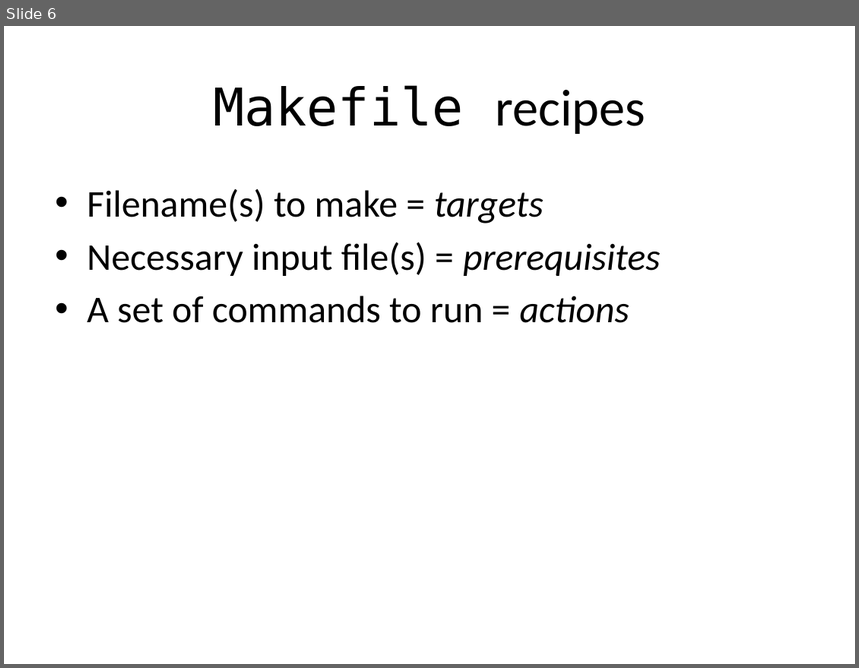
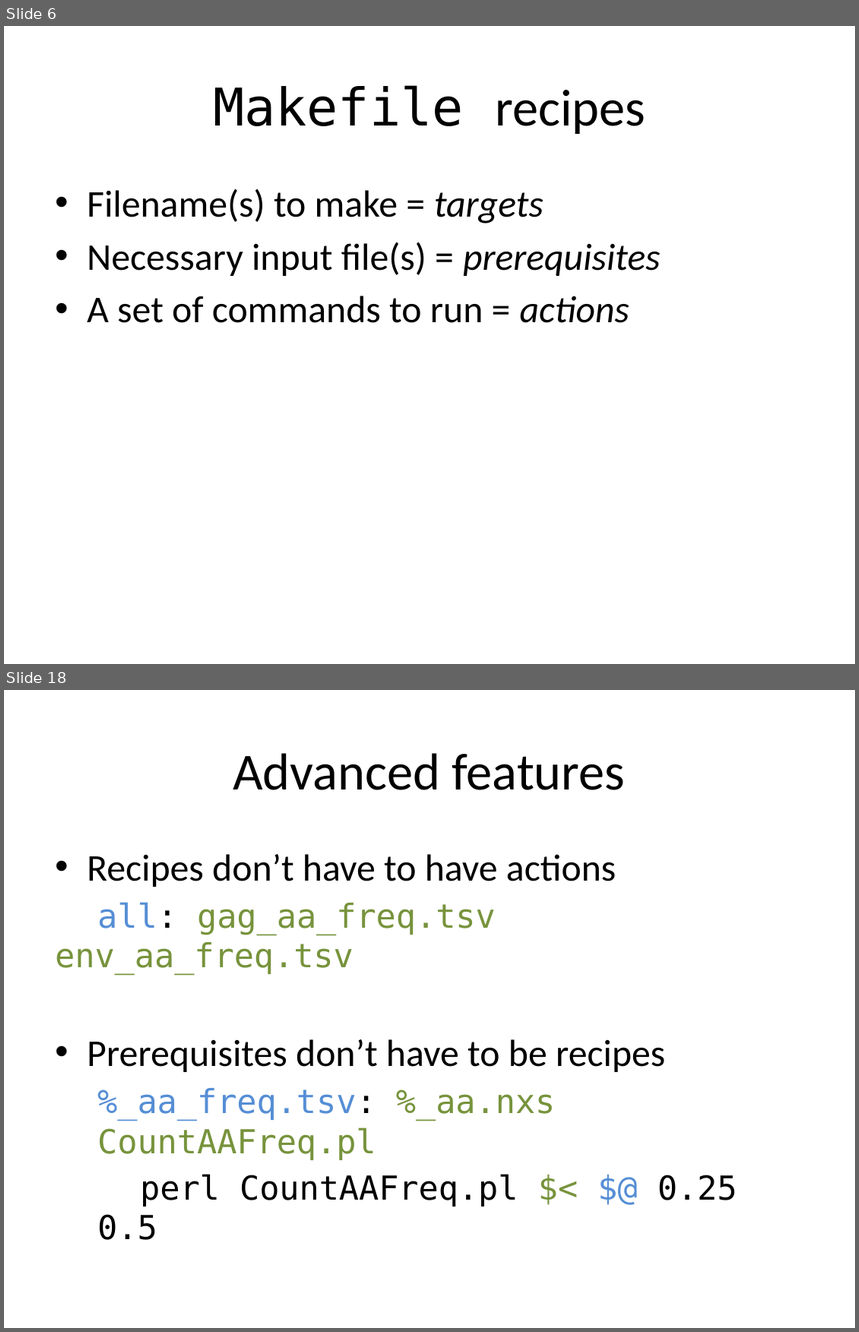
Before and after one commit to tsibley/Workflows-and-Parallel-Processing, a slide deck: CBG-2014-05-06.pptx. Shown one above the other, each under a label of ours: slide 6 before the commit, slides 6 and 18 after it; the slides between them are not shown. The pictures are 859x668 and 859x1332 pixels, drawn with LibreOffice and Linux fonts; fonts in the diff are those of the drawing. Boxes give left, top, right and bottom in pixels: in the first picture for what was removed or moved away, otherwise in the second. Text is boxed around its words. In the diff, an @@ line names an element or a change of style, - is before the commit and + after.

```diff
--- a/CBG-2014-05-06.pptx
+++ b/CBG-2014-05-06.pptx
@@ slide 18 added at bbox=[4, 690, 855, 1328], background #FFFFFF @@
@@ title added at bbox=[233, 753, 626, 790], 44 pt, text #000000 @@
+Advanced features
@@ text added at bbox=[55, 854, 737, 1240], 28 pt, text #000000 @@
+• Recipes don’t have to have actions
+all: gag_aa_freq.tsv env_aa_freq.tsv
+• Prerequisites don’t have to be recipes
+  %_aa_freq.tsv: %_aa.nxs CountAAFreq.pl
+  perl CountAAFreq.pl $< $@ 0.25 0.5
```
Also in this commit, not shown: 12 slides changed, 4 other slides added.
